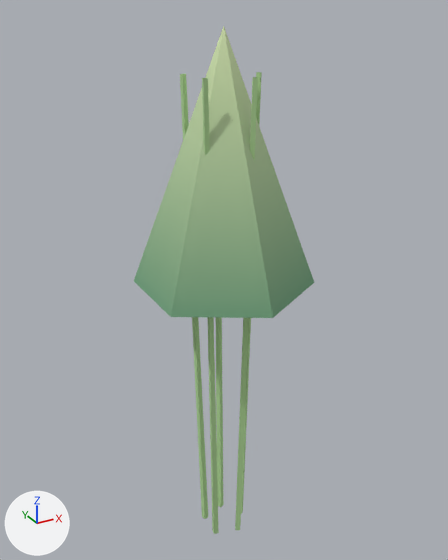
What one commit did to the glTF model assets/models/env/bamboo_far.glb.
The view is the same before and after, from a 50 mm camera at (-4.85, -8.83, 9.95) aimed at (0.13, 0.22, 5.42). Lighting does not change. The marker at lower left points along +X, +Y and +Z. The older version comes first. Vertices at exactly the same position are counted once.

The first picture shows 'BambooFar'.
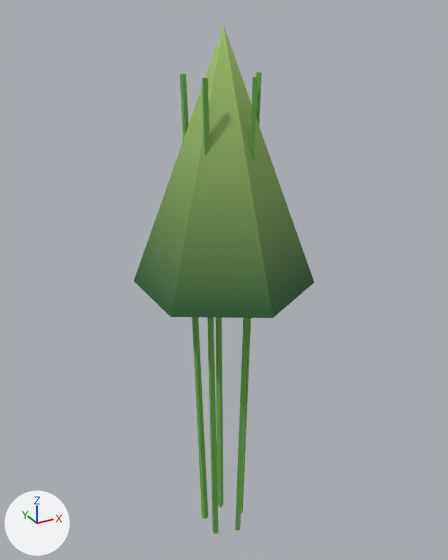
Location of each change, (x1, y1, x2, y2) in pixels of the pictures (448 x 560 px):
part 1 of me_bamboofar, recoloured (darker): (180, 72, 262, 534) in both
part 2 of me_bamboofar, recoloured (green to dark green): (134, 26, 314, 318) in both

The edits, one by one:
me_bamboofar has 47 vertices, 50 faces and spans x -1.39..1.39, y -1.6..1.6, z 0.0..9.7.
me_bamboofar is used by ob_bamboofar; location (0.0, 0.0, 0.0).
me_bamboofar part 1: 40 faces centred in x -0.5..0.6, y -0.58..0.57, z 3.0..6.0 are repainted in the vertex colours; the middle colour goes from green #b0d797 to green #6fae4f.
me_bamboofar part 2: 10 faces centred in x -0.92..0.92, y -0.8..1.07, z 5.5..6.9 are repainted in the vertex colours; the middle colour goes from green #71a27d to dark green #2a5c34.
